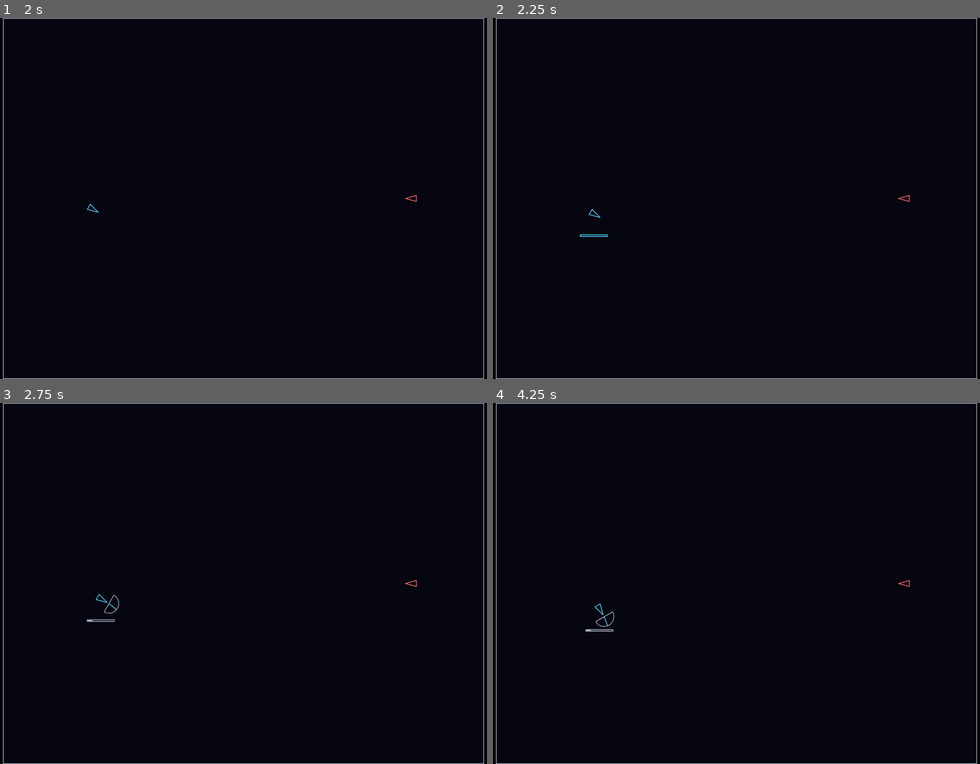
Above: before the commit, frames 1-4 (two rows, left to right).
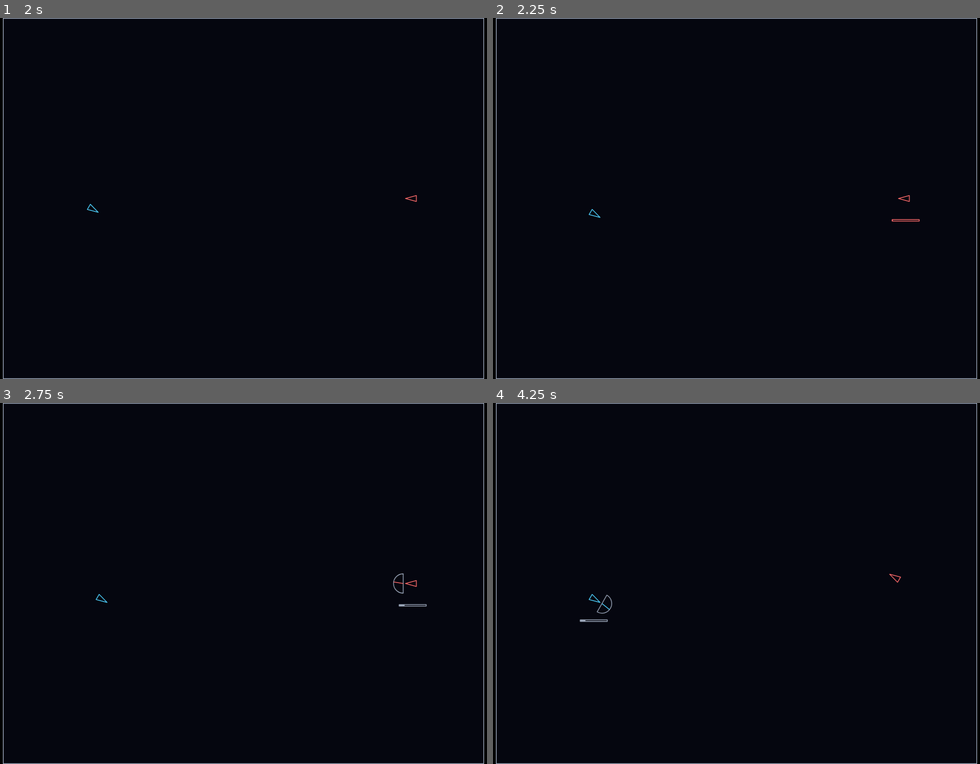
Above: after the commit, the same moments.

Repository: FeynStudio/delta_fray_the_game
Game: browser game, page index.html
Two runs of this game, one before a commit and one after it. Both use one fixed random seed, a clock stepped at 60 frames per second and the inputs below.
Inputs:
- Up to frame 1 (2 s): tap Space at 1.1, 1.6 s
- Up to frame 2 (2.25 s): tap Space at 2.1 s
- Up to frame 3 (2.75 s): tap Space at 2.6 s
- Up to frame 4 (4.25 s): tap Space at 3.1, 3.6, 4.1 s

Frame 1 is identical in both runs. In frame 2, less than 0.1% of the frame differs, in the area x 17-88%, y 55-61%; in frame 3, 0.2%; in frame 4, 0.2%, in the area x 17-86%, y 47-64%.

Commit message:
T-005: rules.endTurn, game.js resolves every move and ends the turn after the animation; turns tests
Co-Authored-By: Claude Opus 5.5 <noreply@anthropic.com>

Diff:
--- a/src/game.js
+++ b/src/game.js
@@ -1,5 +1,5 @@
 // Owns the single game state object and connects rules, input and rendering.
-import { applyMove, createInitialState } from './rules.js';
+import { createInitialState, endTurn, resolveMove } from './rules.js';
 import { keyFromEvent, moveFromGauge, pressKey, startMove, stepGauge, stepMove } from './input.js';
 import { drawFrame, fitCanvas } from './render.js';
 import log from './log.js';
@@ -15,19 +15,22 @@
 }
 
 // Same path for real keys and the debug API. The second Space launches the move: the end state comes
-// from rules.applyMove, and the animation only shows the ship getting there.
+// from rules.resolveMove (hits and walls), and the animation only shows the ship getting there.
 function press(key) {
   const launching = state.gauge.phase === 'direction';
   state = pressKey(state, key);
   if (launching && state.gauge.phase === 'moving') {
-    state = startMove(state, applyMove(state, moveFromGauge(state)));
+    state = startMove(state, resolveMove(state, moveFromGauge(state)));
   }
 }
 
-// Advances the game clock: the gauge sweep, or the move animation while a move runs.
-// Passing the turn (endTurn) comes with the turns slice.
+// Advances the game clock: the gauge sweep, or the move animation while a move runs. In the step
+// where the move animation finishes, the resolved end state is in place and rules.endTurn runs once:
+// destroyed ships respawn and the other player's turn starts on the power gauge. No turn timer.
 function step(ms) {
+  const wasMoving = Boolean(state.anim);
   state = stepMove(stepGauge(state, ms), ms);
+  if (wasMoving && !state.anim) state = endTurn(state);
 }
 
 window.addEventListener('keydown', (event) => {
--- a/src/input.js
+++ b/src/input.js
@@ -10,10 +10,12 @@
 //   (world angle = heading + needle); backward: true measures it from the ship's tail
 //   (world angle = heading + 180 + needle). moveFromGauge turns this into a world angle.
 //
-// Move animation (T-003): after the second Space, game.js gets the end state from rules.applyMove and
-// calls startMove, which keeps state.anim = { from: {x, y}, to: ship, elapsed }. stepMove moves the ship
-// along the straight segment from -> to at constant speed and, after config.moveAnimMs, sets it to
-// exactly `to` (the applyMove result), drops anim and puts the gauge back in the power phase.
+// Move animation (T-003, T-005): after the second Space, game.js gets the end state from
+// rules.resolveMove and calls startMove, which keeps state.anim = { from: {x, y}, to: ship, ships,
+// elapsed } (ships = every ship as the end state has it, so an enemy destroyed on the way is kept).
+// stepMove moves only the mover along the straight segment from -> to at constant speed and, after
+// config.moveAnimMs, puts in all of `ships` (the mover exactly at `to`), drops anim and puts the gauge
+// back in the power phase. Passing the turn (rules.endTurn) is game.js's job.
 import config from './config.js';
 import { createInitialState, wrapDegrees } from './rules.js';
 
@@ -85,12 +87,12 @@
   ships: state.ships.map((s, j) => (j === state.turn ? ship : s)),
 });
 
-// Starts the move animation towards end (the rules.applyMove result for this state).
+// Starts the move animation towards end (the rules.resolveMove result for this state).
 // A forward move turns the ship to its new heading as the move starts.
 export function startMove(state, end) {
   const ship = state.ships[state.turn];
   const to = end.ships[state.turn];
-  const anim = { from: { x: ship.x, y: ship.y }, to, elapsed: 0 };
+  const anim = { from: { x: ship.x, y: ship.y }, to, ships: end.ships, elapsed: 0 };
   return { ...withShip(state, { ...ship, heading: to.heading }), anim };
 }
 
@@ -101,7 +103,8 @@
   const elapsed = a.elapsed + ms;
   if (elapsed >= config.moveAnimMs) {
     const { anim: _done, ...rest } = withShip(state, a.to);
-    return { ...rest, gauge: createInitialState().gauge };
+    const ships = a.ships ?? rest.ships; // an anim loaded without ships (older state) moves only the mover
+    return { ...rest, ships, gauge: createInitialState().gauge };
   }
   const ship = state.ships[state.turn];
   const p = pointAlong(a.from, a.to, elapsed / config.moveAnimMs);
--- a/src/rules.js
+++ b/src/rules.js
@@ -109,3 +109,16 @@
   });
   return { ...moved, ships };
 }
+
+// Ends the turn after a move (FEATURE_MAP sections 6 and 9): every destroyed ship (alive: false) is
+// replaced by a new one at config.spawns[i] (read at call time), living ships stay as they are, and
+// the turn passes to the other player exactly once, also after a double kill. Other fields are kept.
+// When to call it is up to game.js (after the move animation). No turn timer, no end of game.
+export function endTurn(state) {
+  const ships = state.ships.map((ship, i) => {
+    if (ship.alive !== false) return ship;
+    const { x, y, heading } = config.spawns[i];
+    return { x, y, heading, alive: true };
+  });
+  return { ...state, ships, turn: state.turn === 0 ? 1 : 0 };
+}
--- a/tests/game.test.js
+++ b/tests/game.test.js
@@ -1,9 +1,10 @@
 // Loads the real src/game.js in Node with a minimal stubbed DOM and ?debug=1, then drives the move
-// through window.__game (pattern: tests/rules.test.js; values come from config).
+// through window.__game (pattern: tests/rules.test.js; values come from config). T-005: the end of
+// every move comes from rules.resolveMove, and the step that finishes it calls rules.endTurn once.
 import { test, before, beforeEach } from 'node:test';
 import assert from 'node:assert/strict';
 import config from '../src/config.js';
-import { applyMove, createInitialState } from '../src/rules.js';
+import { applyMove, createInitialState, resolveMove } from '../src/rules.js';
 
 const listeners = {};
 let game;
@@ -37,7 +38,7 @@
   game.press('Space');
 }
 
-test('second Space flies ship 0 to the applyMove end point; gauge back to power, same turn', () => {
+test('second Space flies ship 0 to the rules end point; gauge back to power, turn passes to 1', () => {
   const start = createInitialState();
   launch(0.6, 30);
   game.step(T() + 1);
@@ -46,7 +47,7 @@
   assert.ok(near(s.ships[0].x, end.x) && near(s.ships[0].y, end.y), JSON.stringify(s.ships[0]));
   assert.equal(s.ships[0].heading, 30);
   assert.deepEqual(s.ships[1], start.ships[1]);
-  assert.equal(s.turn, 0);
+  assert.equal(s.turn, 1);
   assert.equal(s.gauge.phase, 'power');
 });
 
@@ -93,3 +94,93 @@
   game.step(T());
   assert.equal(game.getState().gauge.phase, 'power');
 });
+
+// Loads ships and turn, then locks power, a forward needle and launches (same as launch()).
+function launchFrom(turn, ships, power, needle) {
+  const s = createInitialState();
+  game.setState({ ...s, turn, ships });
+  launch(power, needle);
+}
+
+test('turns smoke scenario: enemy destroyed on the path respawns, attacker stays, turn 1 on power', () => {
+  launchFrom(0, [
+    { x: 200, y: 480, heading: 0, alive: true },
+    { x: 300, y: 490, heading: 180, alive: true },
+  ], 1, 0);
+  game.step(10000);
+  const s = game.getState();
+  assert.deepEqual(s.ships[1], { ...config.spawns[1], alive: true });
+  assert.ok(s.ships[0].alive === true && near(s.ships[0].x, 200 + config.maxMove) && near(s.ships[0].y, 480),
+    JSON.stringify(s.ships[0]));
+  assert.equal(s.turn, 1);
+  assert.equal(s.gauge.phase, 'power');
+  assert.equal('anim' in s, false);
+});
+
+test('the end point is the resolveMove result: the enemy stays drawn alive until the move ends', () => {
+  const ships = [{ x: 200, y: 480, heading: 0, alive: true }, { x: 300, y: 490, heading: 180, alive: true }];
+  launchFrom(0, ships, 1, 0);
+  const end = resolveMove({ turn: 0, ships }, { distance: config.maxMove, angle: 0 });
+  assert.equal(end.ships[1].alive, false, 'resolveMove destroys the enemy');
+  game.step(T() / 2);
+  const mid = game.getState();
+  assert.equal(mid.gauge.phase, 'moving');
+  assert.equal(mid.turn, 0);
+  assert.deepEqual(mid.ships[1], ships[1]);
+});
+
+test('a move into the wall: the mover is back at its spawn point, alive, and the turn has passed', () => {
+  const enemy = { x: 600, y: 200, heading: 180, alive: true };
+  launchFrom(0, [{ x: 1200, y: 480, heading: 0, alive: true }, enemy], 1, 0);
+  game.step(T());
+  const s = game.getState();
+  assert.deepEqual(s.ships[0], { ...config.spawns[0], alive: true });
+  assert.deepEqual(s.ships[1], enemy);
+  assert.equal(s.turn, 1);
+  assert.equal(s.gauge.phase, 'power');
+});
+
+test('a plain move passes the turn, and the next Space, Space moves the other ship', () => {
+  const start = createInitialState();
+  launch(0.5, 0);
+  game.step(T());
+  const after0 = game.getState();
+  assert.equal(after0.turn, 1);
+  assert.ok(near(after0.ships[0].x, start.ships[0].x + 0.5 * config.maxMove));
+  assert.deepEqual(after0.ships[1], start.ships[1]);
+  launch(0.4, 0); // ship 1 faces heading 180, so a forward move goes toward -x
+  game.step(T());
+  const after1 = game.getState();
+  assert.equal(after1.turn, 0);
+  assert.deepEqual(after1.ships[0], after0.ships[0]);
+  assert.ok(near(after1.ships[1].x, start.ships[1].x - 0.4 * config.maxMove), JSON.stringify(after1.ships[1]));
+  assert.equal(after1.gauge.phase, 'power');
+});
+
+test('later steps never change the turn again: no turn timer and no second endTurn', () => {
+  launch(0.5, 0);
+  game.step(T() + 1);
+  const ended = game.getState();
+  assert.equal(ended.turn, 1);
+  for (const ms of [1, T(), T() * 3, 600000]) {
+    game.step(ms);
+    const s = game.getState();
+    assert.equal(s.turn, 1, `after step(${ms})`);
+    assert.deepEqual(s.ships, ended.ships);
+  }
+  assert.equal(game.getState().gauge.phase, 'power');
+});
+
+test('double kill through the game: both respawn, the turn passes once, and the next mover is alive', () => {
+  launchFrom(0, [
+    { x: 1150, y: 480, heading: 0, alive: true },
+    { x: 1220, y: 480, heading: 180, alive: true },
+  ], 1, 0);
+  game.step(T());
+  const s = game.getState();
+  assert.deepEqual(s.ships, [{ ...config.spawns[0], alive: true }, { ...config.spawns[1], alive: true }]);
+  assert.equal(s.turn, 1);
+  // resolveMove does not check that the mover is alive (T-004 review); endTurn leaves no ship destroyed,
+  // so the ship whose turn it is is always alive when it launches.
+  assert.equal(s.ships[s.turn].alive, true);
+});
--- /dev/null
+++ b/tests/turns.test.js
@@ -0,0 +1,94 @@
+// Respawn and turns (FEATURE_MAP sections 6 and 9): rules.endTurn(state).
+// Follows the tests/rules.test.js pattern: values come from config, config is restored after each test,
+// and every input is deep-frozen so a mutation throws.
+import { test, afterEach } from 'node:test';
+import assert from 'node:assert/strict';
+import config from '../src/config.js';
+import { createInitialState, endTurn, resolveMove } from '../src/rules.js';
+
+const original = structuredClone(config);
+afterEach(() => Object.assign(config, structuredClone(original)));
+
+function deepFreeze(value) {
+  if (value && typeof value === 'object' && !Object.isFrozen(value)) {
+    Object.freeze(value);
+    for (const v of Object.values(value)) deepFreeze(v);
+  }
+  return value;
+}
+
+const ship = (x, y, heading, alive = true) => ({ x, y, heading, alive });
+const spawnShip = (i) => ({ ...config.spawns[i], alive: true });
+
+test('a destroyed ship respawns at its spawn point; the living ship is unchanged; turn 0 -> 1', () => {
+  const living = ship(350, 480, 0);
+  const s = deepFreeze({ turn: 0, ships: [living, ship(300, 490, 180, false)] });
+  const out = endTurn(s);
+  assert.deepEqual(out.ships[1], spawnShip(1));
+  assert.equal(out.ships[0], living, 'the living ship is the same object, untouched');
+  assert.equal(out.turn, 1);
+});
+
+test('turn 1 -> 0, and a move with no destruction respawns nothing', () => {
+  const s = deepFreeze({ turn: 1, ships: [ship(190, 480, 0), ship(990, 480, 180)] });
+  const out = endTurn(s);
+  assert.equal(out.turn, 0);
+  assert.deepEqual(out.ships, s.ships);
+});
+
+test('double kill: both ships respawn and the turn changes exactly once (no skipped turn)', () => {
+  for (const turn of [0, 1]) {
+    const s = deepFreeze({ turn, ships: [ship(1280, 480, 0, false), ship(1220, 480, 180, false)] });
+    const out = endTurn(s);
+    assert.deepEqual(out.ships, [spawnShip(0), spawnShip(1)]);
+    assert.equal(out.turn, 1 - turn);
+  }
+});
+
+test('the mover destroyed by the wall respawns at its own spawn point', () => {
+  const s = deepFreeze({ turn: 0, ships: [ship(1200, 480, 0), ship(600, 200, 180)] });
+  const out = endTurn(resolveMove(s, deepFreeze({ distance: config.maxMove, angle: 0 })));
+  assert.deepEqual(out.ships[0], spawnShip(0));
+  assert.deepEqual(out.ships[1], s.ships[1]);
+  assert.equal(out.turn, 1);
+});
+
+test('reads config.spawns at call time (override)', () => {
+  config.spawns = [{ x: 100, y: 200, heading: 45 }, { x: 900, y: 700, heading: 225 }];
+  const s = deepFreeze({ turn: 0, ships: [ship(10, 10, 0, false), ship(20, 20, 0, false)] });
+  const out = endTurn(s);
+  assert.deepEqual(out.ships, [
+    { x: 100, y: 200, heading: 45, alive: true },
+    { x: 900, y: 700, heading: 225, alive: true },
+  ]);
+});
+
+test('respawned ships do not share objects with config', () => {
+  const s = deepFreeze({ turn: 0, ships: [ship(10, 10, 0, false), ship(20, 20, 0)] });
+  const out = endTurn(s);
+  out.ships[0].x += 1;
+  assert.equal(config.spawns[0].x, original.spawns[0].x);
+});
+
+test('other fields are carried over, and a state with no gauge works', () => {
+  const start = createInitialState();
+  const s = deepFreeze({ ...start, extra: { note: 'kept' } });
+  const out = endTurn(s);
+  assert.deepEqual(out.gauge, start.gauge);
+  assert.deepEqual(out.extra, { note: 'kept' });
+  const bare = deepFreeze({ turn: 0, ships: [ship(10, 10, 0, false), ship(20, 20, 0)] });
+  const outBare = endTurn(bare);
+  assert.equal('gauge' in outBare, false);
+  assert.deepEqual(Object.keys(outBare).sort(), ['ships', 'turn']);
+});
+
+test('after endTurn no ship is left destroyed, so the player whose turn it is always has a live ship', () => {
+  const cases = [[true, false], [false, true], [false, false], [true, true]];
+  for (const [a, b] of cases) {
+    for (const turn of [0, 1]) {
+      const out = endTurn(deepFreeze({ turn, ships: [ship(400, 300, 0, a), ship(800, 600, 180, b)] }));
+      assert.deepEqual(out.ships.map((sh) => sh.alive), [true, true]);
+      assert.equal(out.ships[out.turn].alive, true);
+    }
+  }
+});
Not shown, changed: agent-team/FEATURE_MAP.md
Not shown, added: agent-team/evidence/T-005/before-turns.log
